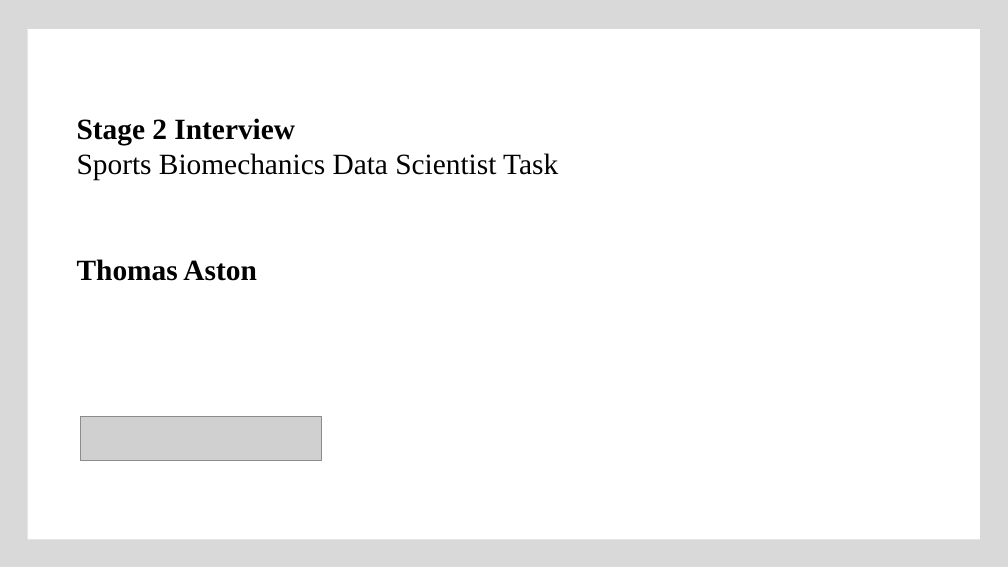
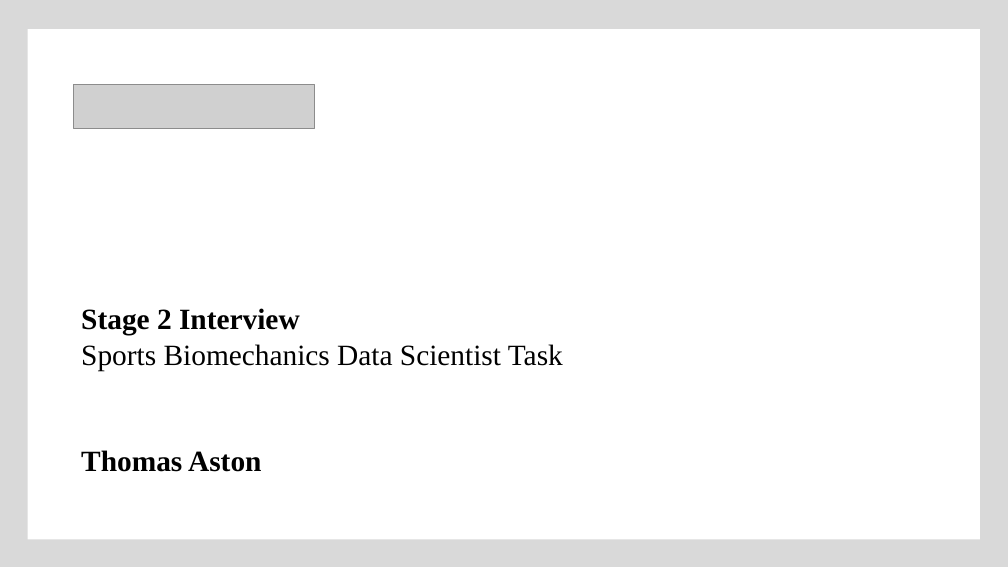
Before and after one commit to ThomasAston/movetru, a slide deck: slide 1 of presentation/slides.pptx. Drawn at 1008x567 pixels with LibreOffice and Linux fonts; fonts in the diff are those of the drawing; grey boxes stand for pictures. Boxes give left, top, right and bottom in pixels: in the first picture for what was removed or moved away, otherwise in the second. Text is boxed around its words. In the diff, an @@ line names an element or a change of style, - is before the commit and + after.

```diff
--- a/presentation/slides.pptx
+++ b/presentation/slides.pptx
@@ picture: place and size @@
-picture at (80, 417, 321, 461)
+picture at (74, 85, 315, 129)
@@ text "Stage 2 Interview": place and size @@
-text "Stage 2 Interview" at (77, 118, 558, 281)
+text "Stage 2 Interview" at (81, 308, 563, 472)
```
Also in this commit, not shown: 1 other slide changed, 1 slide added, 1 slide removed, 6 other files.
